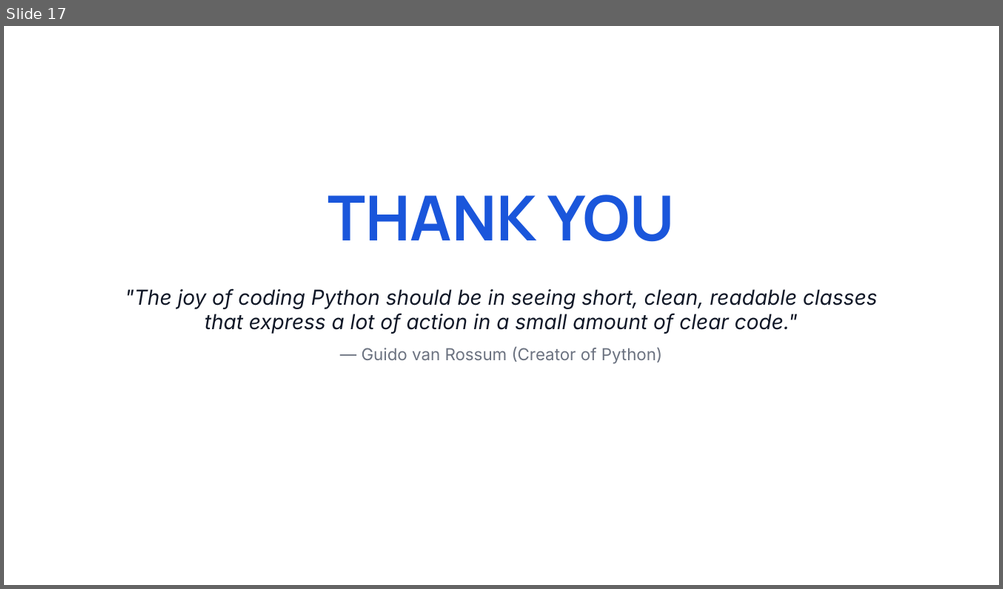
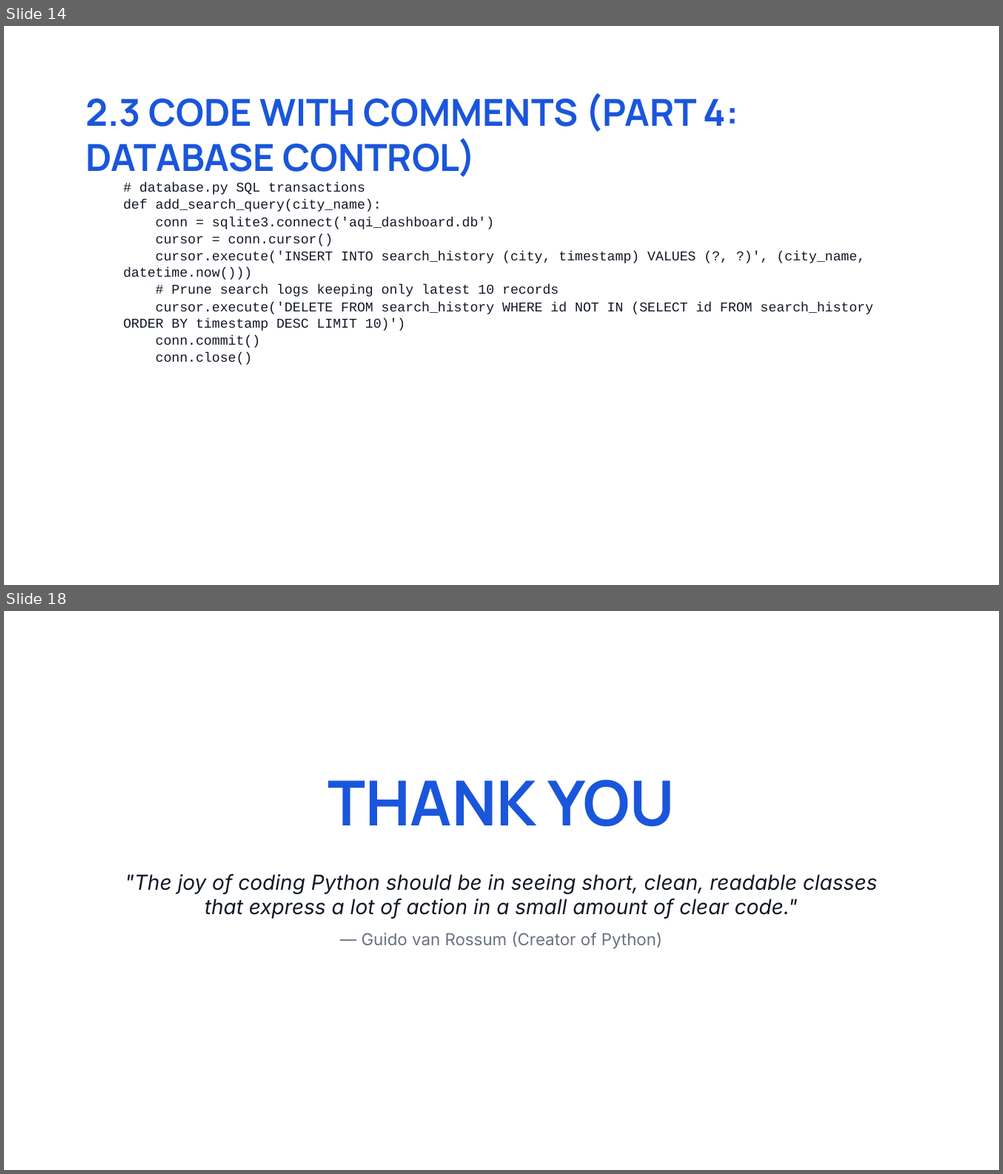
Before and after one commit to Shivaraj519/AeroQuest, a slide deck: AeroQuest_Presentation_Final.pptx. Shown one above the other, each under a label of ours: slide 17 before the commit, slides 14 and 18 after it; the slides between them are not shown. The pictures are 1003x589 and 1003x1174 pixels, drawn with LibreOffice and Linux fonts; fonts in the diff are those of the drawing. Boxes give left, top, right and bottom in pixels: in the first picture for what was removed or moved away, otherwise in the second. Text is boxed around its words. In the diff, an @@ line names an element or a change of style, - is before the commit and + after.

```diff
--- a/AeroQuest_Presentation_Final.pptx
+++ b/AeroQuest_Presentation_Final.pptx
@@ slide 14 added at [4,26,999,585], background #FFFFFF @@
@@ text added at [86,93,738,177], 36 pt, text #1A56DB, bold @@
+2.3 CODE WITH COMMENTS (PART 4: DATABASE CONTROL)
@@ text added at [123,183,874,365], 13 pt, text #111827 @@
+# database.py SQL transactions
+def add_search_query(city_name):
+conn = sqlite3.connect('aqi_dashboard.db')
+cursor = conn.cursor()
+cursor.execute('INSERT INTO search_history (city, timestamp) VALUES (?, ?)', (city_name, datetime.now()))
+# Prune search logs keeping only latest 10 records
+cursor.execute('DELETE FROM search_history WHERE id NOT IN (SELECT id FROM search_history ORDER BY timestamp DESC LIMIT 10)')
+conn.commit()
+conn.close()
@@ what was slide 17 is now slide 18 @@
```
Also in this commit, not shown: 5 slides changed, 11 other slides added, 11 slides removed, 1 other file.
